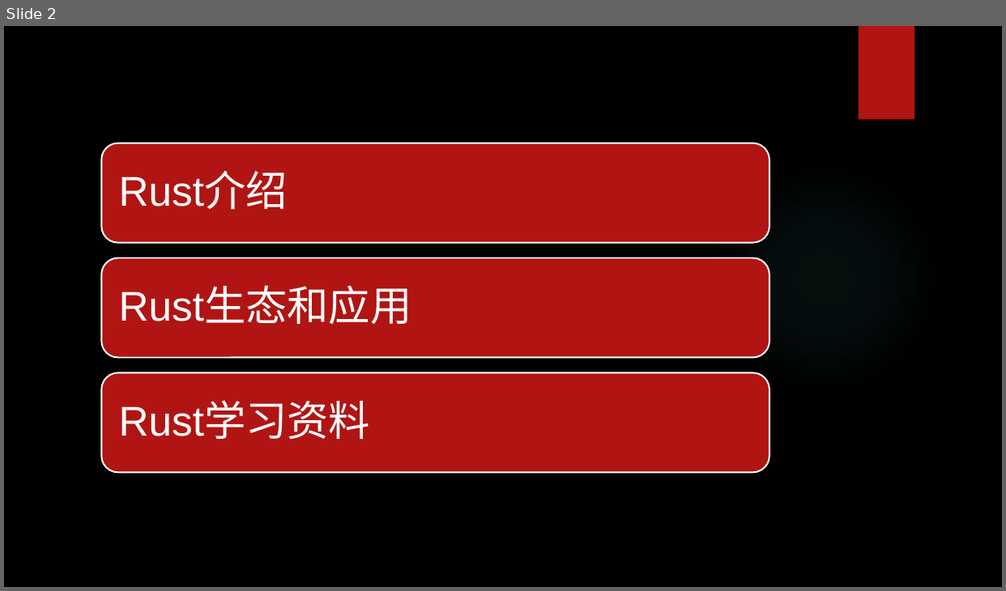
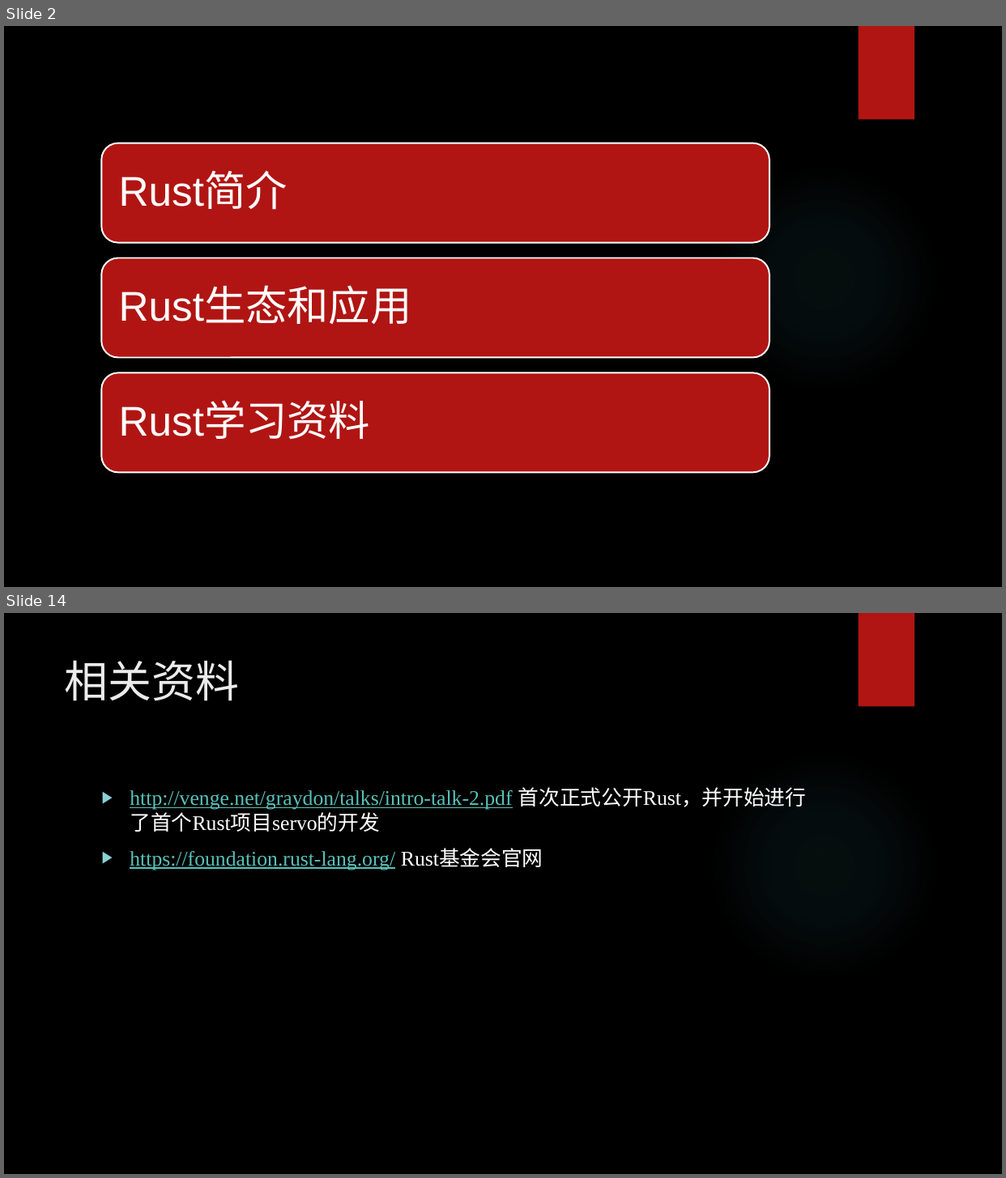
Before and after one commit to hengli-coder/rust_learning, a slide deck: Rust调研.pptx. Shown one above the other, each under a label of ours: slide 2 before the commit, slides 2 and 14 after it; the slides between them are not shown. The pictures are 1006x591 and 1006x1178 pixels, drawn with LibreOffice and Linux fonts; fonts in the diff are those of the drawing; background and template pictures are left out. Boxes give left, top, right and bottom in pixels: in the first picture for what was removed or moved away, otherwise in the second. Text is boxed around its words. In the diff, an @@ line names an element or a change of style, - is before the commit and + after.

```diff
--- a/Rust调研.pptx
+++ b/Rust调研.pptx
@@ slide 14 added at [4, 613, 1002, 1174], background picture (left out); not listed: 2 template elements that a slide beside it also shows @@
@@ title added at [65, 660, 240, 701], 42 pt, text #EBEBEB @@
+相关资料
@@ text added at [130, 787, 807, 870], 20 pt, text #58C1BA, underline @@
+▶ http://venge.net/graydon/talks/intro-talk-2.pdf 首次正式公开Rust，并开始进行了首个Rust项目servo的开发
+▶ https://foundation.rust-lang.org/ Rust基金会官网
@@ slide 2 changed as well @@
@@ text at [119, 173, 288, 210]: text changed @@
-Rust介绍
+Rust简介
```
Also in this commit, not shown: 1 other slide changed, 11 other slides added, 1 slide removed.
